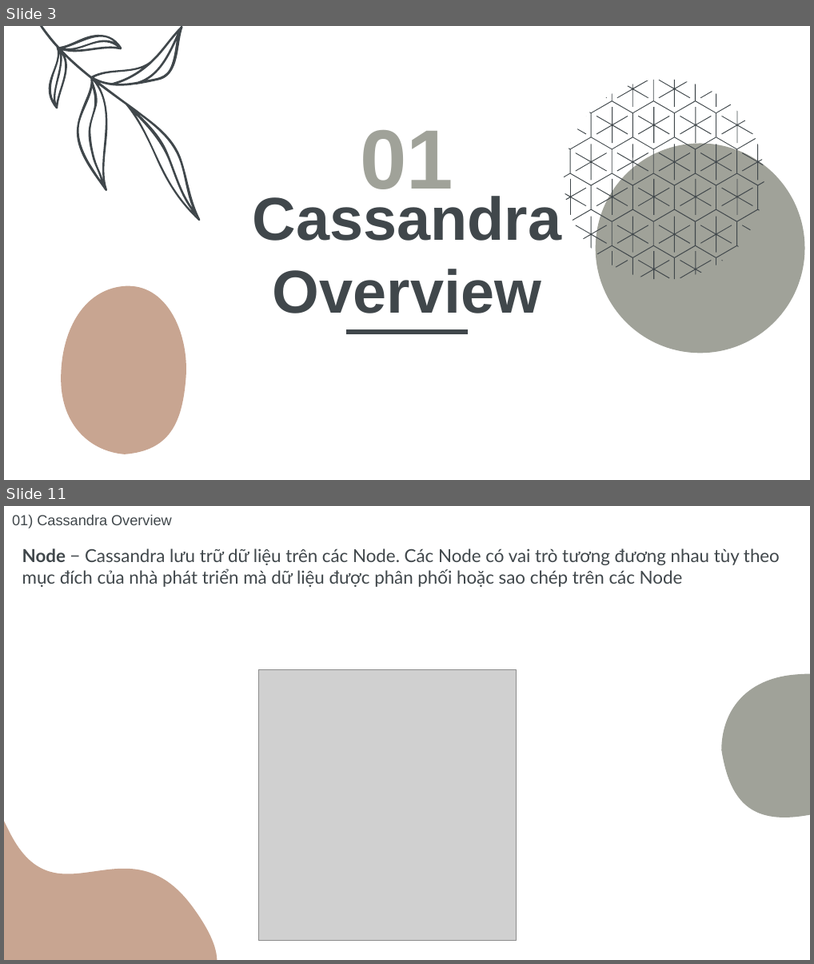
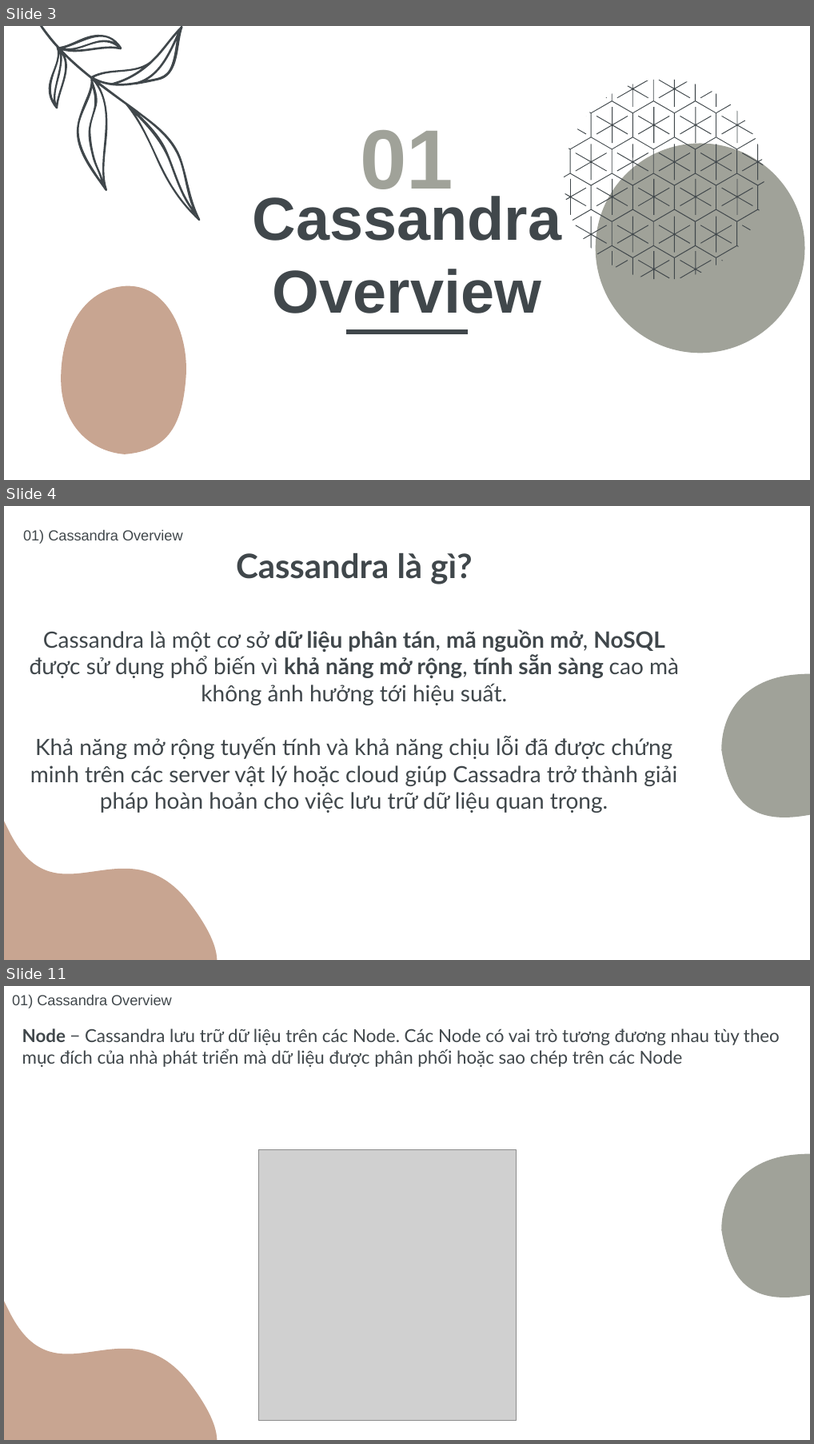
Before and after one commit to NguyenMinh2804/CassandraDemoo, a slide deck: Cassandra_Seminar.pptx. Shown one above the other, each under a label of ours: slides 3 and 11 before the commit, slides 3, 4 and 11 after it; the slides between them are not shown. The pictures are 814x964 and 814x1444 pixels, drawn with LibreOffice and Linux fonts; fonts in the diff are those of the drawing; grey boxes stand for pictures. Boxes give left, top, right and bottom in pixels: in the first picture for what was removed or moved away, otherwise in the second. Text is boxed around its words. In the diff, an @@ line names an element or a change of style, - is before the commit and + after.

```diff
--- a/Cassandra_Seminar.pptx
+++ b/Cassandra_Seminar.pptx
@@ slide 4 added at [4, 506, 810, 960], background #FFFFFF; not listed: 2 template elements that a slide beside it also shows @@
@@ title added at [23, 530, 183, 544], 13 pt, text #40474B @@
+01) Cassandra Overview
@@ text added at [30, 553, 679, 812], 20 pt, text #40474B @@
+Cassandra là gì?
+Cassandra là một cơ sở dữ liệu phân tán, mã nguồn mở, NoSQL được sử dụng phổ biến vì khả năng mở rộng, tính sẵn sàng cao mà không ảnh hưởng tới hiệu suất.
+Khả năng mở rộng tuyến tính và khả năng chịu lỗi đã được chứng minh trên các server vật lý hoặc cloud giúp Cassadra trở thành giải pháp hoàn hoản cho việc lưu trữ dữ liệu quan trọng.
```
Also in this commit, not shown: 8 slides changed, 1 slide removed, 1 other file.
